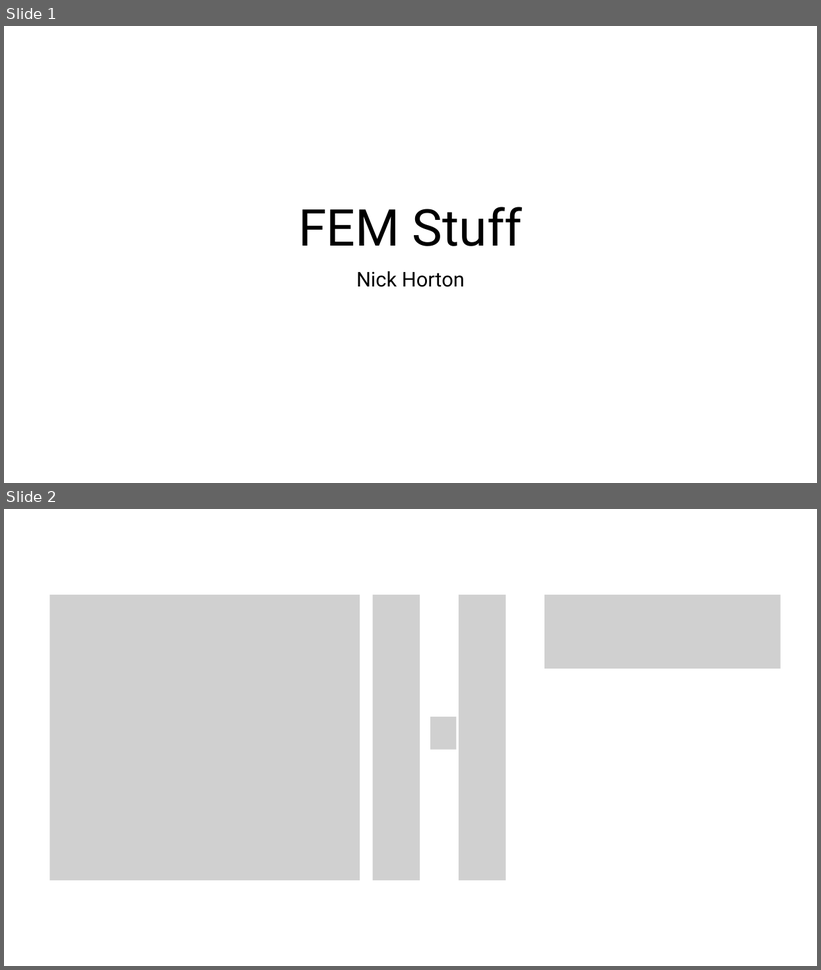
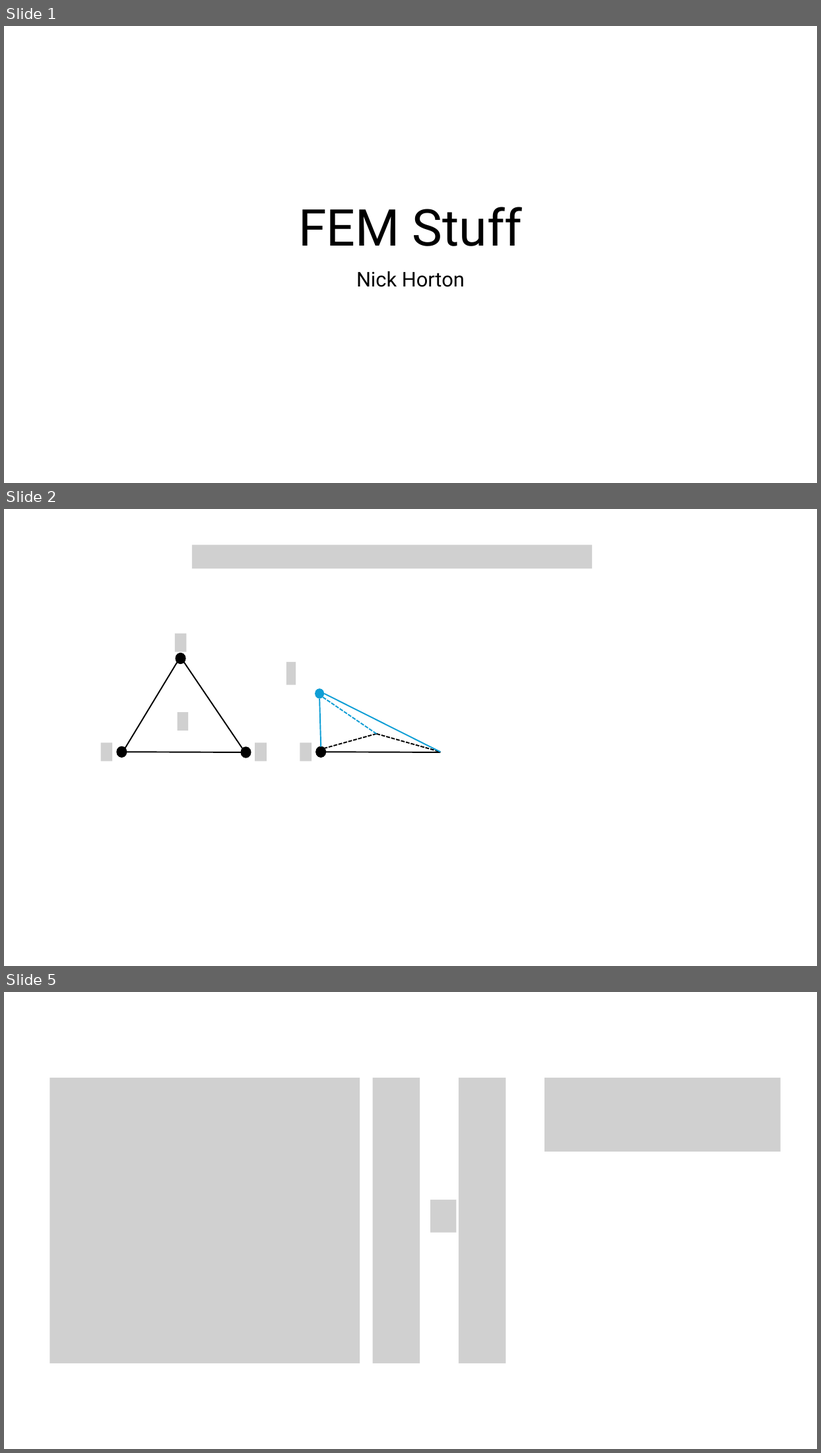
Before and after one commit to nickbhorton/fem, a slide deck: fem_stuff.pptx. Shown one above the other, each under a label of ours: slides 1 and 2 before the commit, slides 1, 2 and 5 after it; the slides between them are not shown. The pictures are 821x970 and 821x1453 pixels, drawn with LibreOffice and Linux fonts; fonts in the diff are those of the drawing; grey boxes stand for pictures. Boxes give left, top, right and bottom in pixels: in the first picture for what was removed or moved away, otherwise in the second. Text is boxed around its words. In the diff, an @@ line names an element or a change of style, - is before the commit and + after.

```diff
--- a/fem_stuff.pptx
+++ b/fem_stuff.pptx
@@ slide 2 added at (x1=4, y1=509, x2=817, y2=966), background #FFFFFF @@
@@ picture added at (x1=192, y1=545, x2=592, y2=569) @@
@@ picture added at (x1=175, y1=634, x2=186, y2=652) @@
@@ line added from (177, 662) to (125, 749), #000000 1.5 pt @@
@@ ellipse added at (x1=176, y1=654, x2=185, y2=664), fill #000000, outline #000000 1.5 pt @@
@@ line added from (184, 662) to (242, 749), #000000 1.5 pt @@
@@ picture added at (x1=286, y1=662, x2=296, y2=685) @@
@@ ellipse added at (x1=315, y1=689, x2=324, y2=699), fill #0F9ED5 @@
@@ line added from (321, 747) to (319, 698), #0F9ED5 1.5 pt @@
@@ line added from (377, 734) to (323, 698), #0F9ED5 1.5 pt dashed @@
@@ line added from (441, 753) to (324, 694), #0F9ED5 1.5 pt @@
@@ picture added at (x1=177, y1=712, x2=188, y2=730) @@
@@ picture added at (x1=101, y1=743, x2=113, y2=761) @@
@@ picture added at (x1=255, y1=743, x2=266, y2=761) @@
@@ picture added at (x1=300, y1=743, x2=312, y2=761) @@
@@ line added from (377, 734) to (324, 749), #000000 1.5 pt dashed @@
@@ line added from (377, 734) to (441, 753), #000000 1.5 pt dashed @@
@@ ellipse added at (x1=117, y1=747, x2=126, y2=757), fill #000000, outline #000000 1.5 pt @@
@@ line added from (242, 753) to (127, 753), #000000 1.5 pt @@
@@ ellipse added at (x1=242, y1=747, x2=250, y2=758), fill #000000, outline #000000 1.5 pt @@
@@ ellipse added at (x1=316, y1=747, x2=325, y2=757), fill #000000, outline #000000 1.5 pt @@
@@ line added from (441, 753) to (325, 753), #000000 1.5 pt @@
@@ what was slide 2 is now slide 5 @@
```
Also in this commit, not shown: 3 other slides added.
